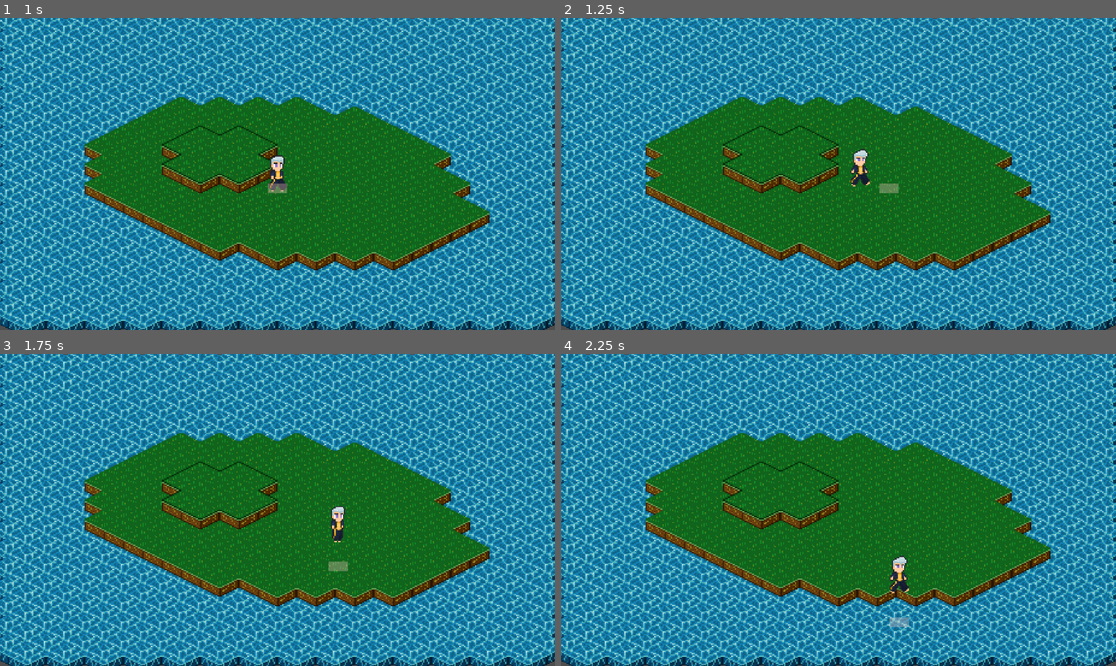
Above: before the commit, frames 1-4 (two rows, left to right).
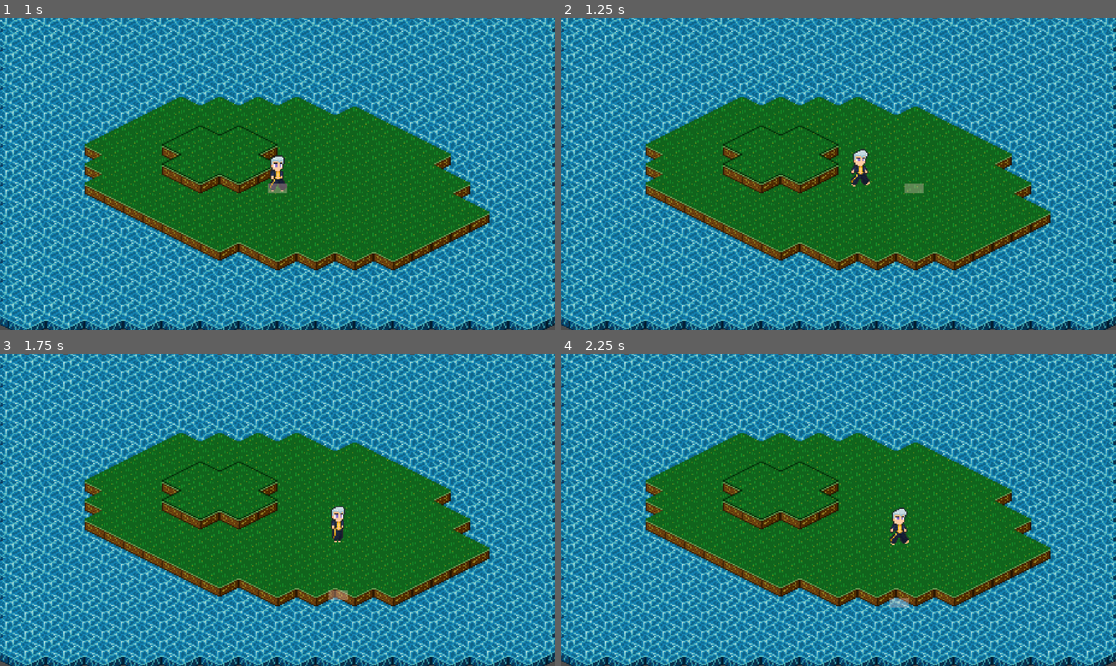
Above: after the commit, the same moments.

Repository: antth-Luca/godot-Celestia
Game: Godot game, scene res://components/levels/world.tscn
Same seed, same stepped clock (60 frames per second), same inputs: the game is played once before the commit and once after it.
Inputs:
- Up to frame 1 (1 s): tap Enter (ui_accept) at 0.5, 0.6, 0.77 s; hold Right (ui_right) from 0.53 s (still down)
- Up to frame 2 (1.25 s): keep holding Right (ui_right); tap Enter (ui_accept) at 1.07 s
- Up to frame 3 (1.75 s): release Right (ui_right) at 1.28 s; hold Down (ui_down) from 1.28 s (still down); tap Enter (ui_accept) at 1.35, 1.52 s
- Up to frame 4 (2.25 s): tap Enter (ui_accept) at 1.82, 2.1 s; release Down (ui_down) at 2.03 s; hold Right (ui_right) from 2.03 s (still down)

Frame 1 is identical in both runs. In frame 2, 0.2% of the frame differs, in the area x 57-66%, y 53-57%; in frame 3, 0.2%; in frame 4, 0.8%, in the area x 59-63%, y 49-88%.

Commit message:
Já não pula mais na água!!!!

Diff:
--- a/game/Celestia/components/actors/player.gd
+++ b/game/Celestia/components/actors/player.gd
@@ -9,12 +9,13 @@
 @onready var TEXTURE = $Texture as Sprite2D
 @onready var ANIMATION = $AnimationPlayer as AnimationPlayer
 @onready var WALL_COLLISIONS = $WallCollision as CollisionShape2D
-@onready var TARGET_CELL = $TargetCell as ColorRect
+@onready var RECT_TARGET_CELL = $TargetCell as ColorRect
 
 const SPEED = 80.0
 const AIR_FRICTION = 0.5
 
 var direction = Vector2.ZERO
+var target_cell = Vector2.ZERO
 var is_jumping = false
 var is_hurted = false
 
@@ -24,53 +25,50 @@
 
 	# Get the input direction and handle the movement/deceleration.
 	direction = Input.get_vector("ui_left", "ui_right", "ui_up", "ui_down").normalized()
-	# TODO: Remover depois
-	TARGET_CELL.position = Vector2.ZERO.lerp(direction * SPEED, AIR_FRICTION) * 0.6 + Vector2(-8, 8)
 	if direction != Vector2.ZERO:
 		velocity = velocity.lerp(direction * SPEED, AIR_FRICTION)
 		if direction.x != 0: TEXTURE.scale.x = sign(direction.x)
 	else:
 		velocity = velocity.move_toward(Vector2.ZERO, SPEED)
 
+	set_target_cell()
+
 	# Handle jump.
-	if Input.is_action_just_pressed("ui_accept") and not is_jumping and is_valid_cell():
+	if Input.is_action_just_pressed("ui_accept") and not is_jumping:
 		is_jumping = true
 		ANIMATION.play("jump")
-		var jump_tween = create_tween()
-		jump_tween.tween_property(
-			self,
-			"position",
-			global_position + (velocity * 0.6),
-			0.5
-		)
-		await jump_tween.finished
+		if is_valid_cell():
+			var jump_tween = create_tween()
+			jump_tween.tween_property(
+				self,
+				"position",
+				target_cell,
+				0.5
+			)
+			await jump_tween.finished
+		else:
+			await ANIMATION.animation_finished
 		is_jumping = false
 
 	set_state()
 	move_and_slide()
 
 
+func set_target_cell():
+	target_cell = global_position + (velocity * 0.6)
+	RECT_TARGET_CELL.position = velocity * 0.6 + Vector2(-8, 8)
+
+
 func is_valid_cell() -> bool:
-	return true
+	var world_cell = LAND_TILE_LAYER.local_to_map(LAND_TILE_LAYER.to_local(target_cell))
 
-	var ID_WATER_LAYER = 0
-	var ID_LAND_LAYER = 1
-	var jump_target = global_position + (velocity * 0.6)
+	var land_tile_id = LAND_TILE_LAYER.get_cell_source_id(world_cell)
+	var water_tile_id = WATER_TILE_LAYER.get_cell_source_id(world_cell)
 
-	var cell_target = WATER_TILE_LAYER.local_to_map(WATER_TILE_LAYER.to_local(jump_target))
-	var water_id = WATER_TILE_LAYER.get_cell_source_id(cell_target)
-	if water_id:
-		print("É água")
-		return false
+	if land_tile_id != 2 and water_tile_id == -1:
+		return true
 
-	var land_id = LAND_TILE_LAYER.get_cell_source_id(cell_target)
-	var land_tile_data = LAND_TILE_LAYER.get_cell_tile_data(cell_target)
-	if land_tile_data and land_tile_data.get_collision_polygons_count(ID_LAND_LAYER) > 0:
-		print("É terra com colisão")
-		return false
-
-	print("Pode andar")
-	return true
+	return false
 
 
 func set_state():
